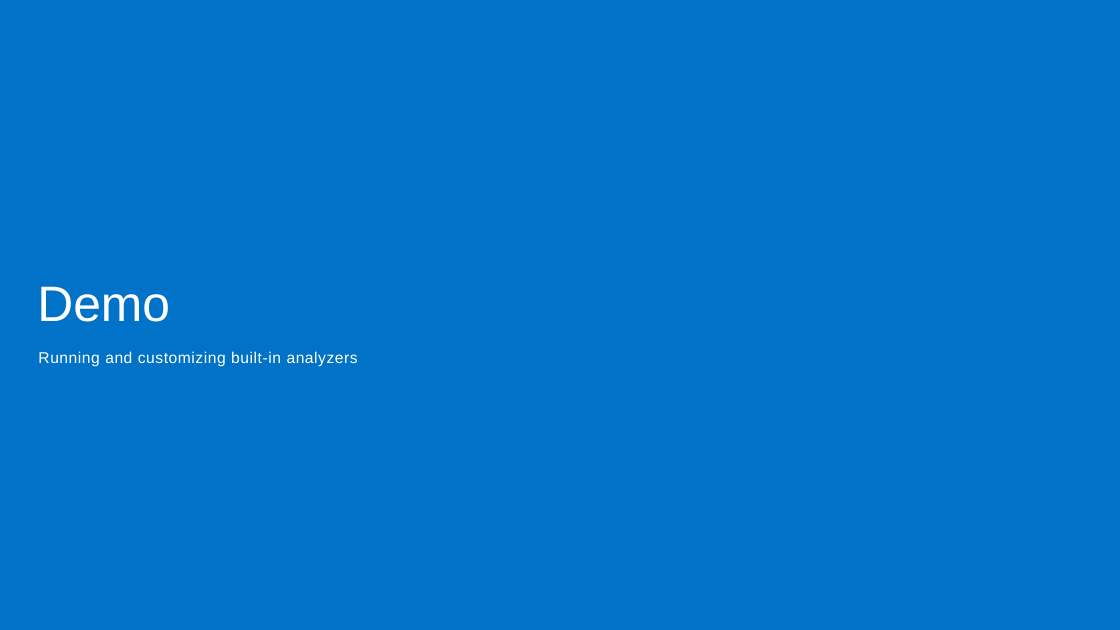
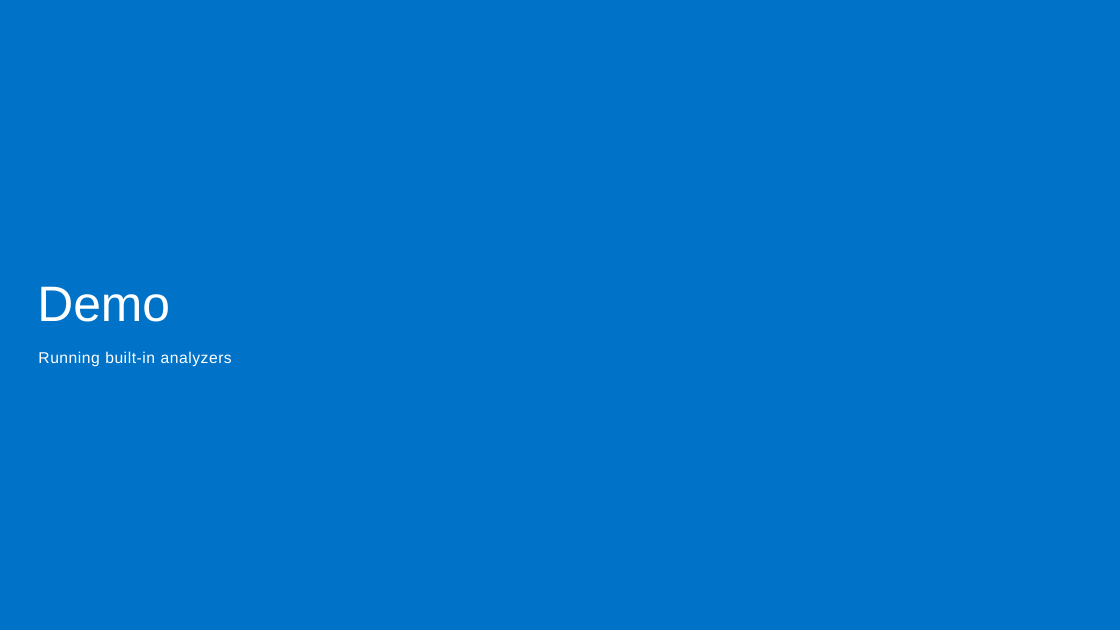
Before and after one commit to jwooley/RoslynLabs, a slide deck: slide 14 of RoslynStaticAnalyzerWorkshop.pptx (slide 13 before the commit). Drawn at 1120x630 pixels with LibreOffice and Linux fonts; fonts in the diff are those of the drawing. Boxes give left, top, right and bottom in pixels: in the first picture for what was removed or moved away, otherwise in the second. Text is boxed around its words. In the diff, an @@ line names an element or a change of style, - is before the commit and + after.

```diff
--- a/RoslynStaticAnalyzerWorkshop.pptx
+++ b/RoslynStaticAnalyzerWorkshop.pptx
@@ text at bbox=[38, 351, 232, 366]: text changed @@
-Running and customizing built-in analyzers
+Running built-in analyzers
```
Also in this commit, not shown: 10 other slides changed, 13 slides added, 1 other file.
